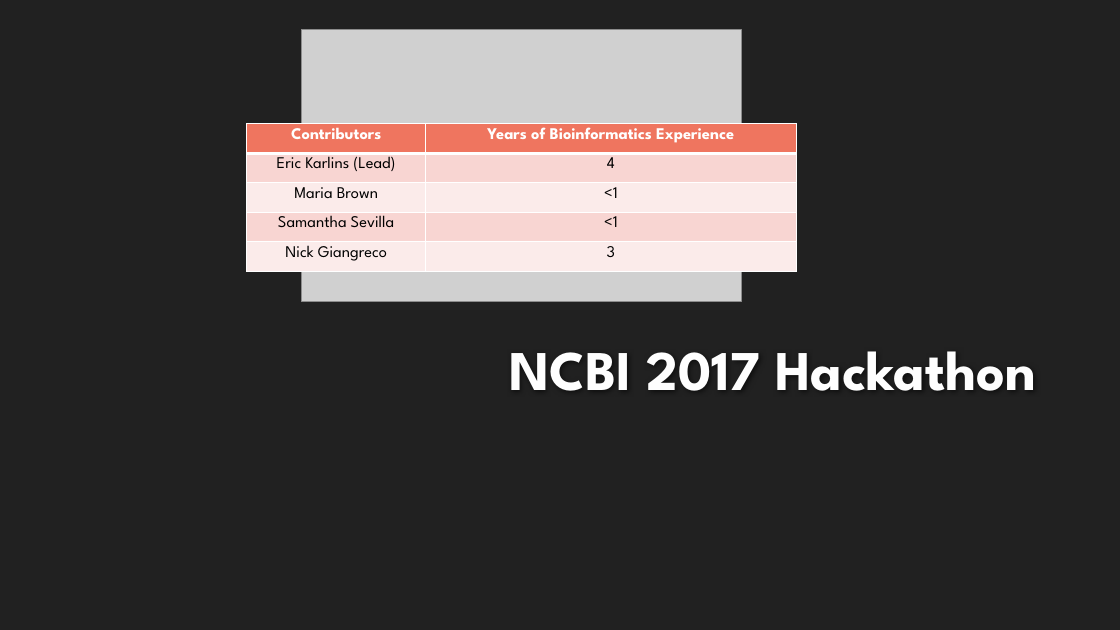
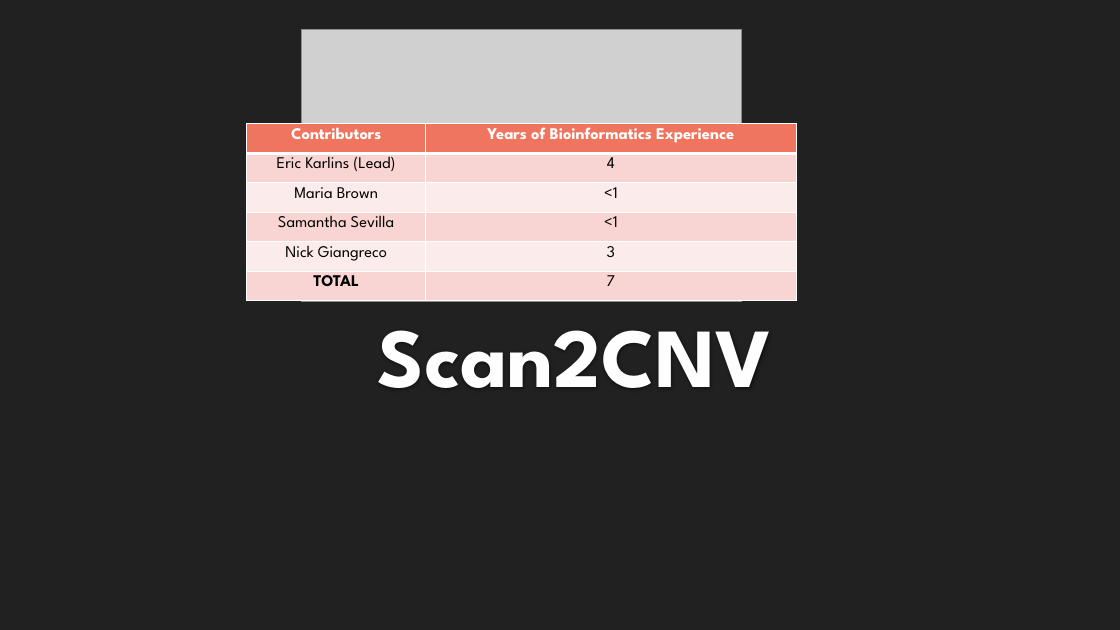
Before and after one commit to NCBI-Hackathons/Scan2CNV, a slide deck: slide 1 of files/Final_Present.pptx. Drawn at 1120x630 pixels with LibreOffice and Linux fonts; fonts in the diff are those of the drawing; grey boxes stand for pictures; background and template pictures are left out. Boxes give left, top, right and bottom in pixels: in the first picture for what was removed or moved away, otherwise in the second. Text is boxed around its words. In the diff, an @@ line names an element or a change of style, - is before the commit and + after.

Commit message:
reviewd ppt

```diff
--- a/files/Final_Present.pptx
+++ b/files/Final_Present.pptx
@@ table at (247,124,797,301) @@
+row 6: TOTAL | 7
@@ title at (378,330,773,388): text changed; size 48 to 72 pt @@
-NCBI 2017 Hackathon
+Scan2CNV
```
Also in this commit, not shown: 1 other file.
